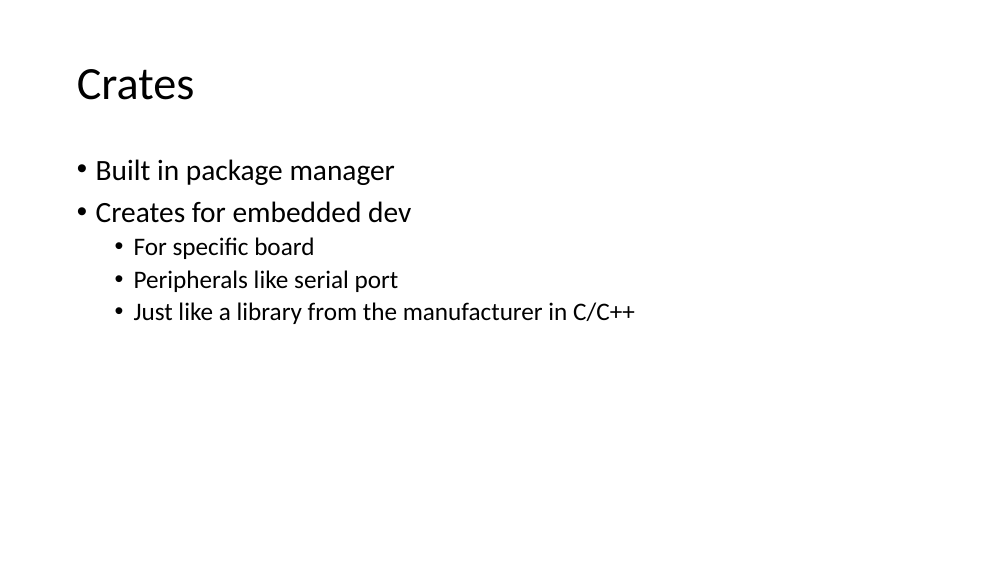
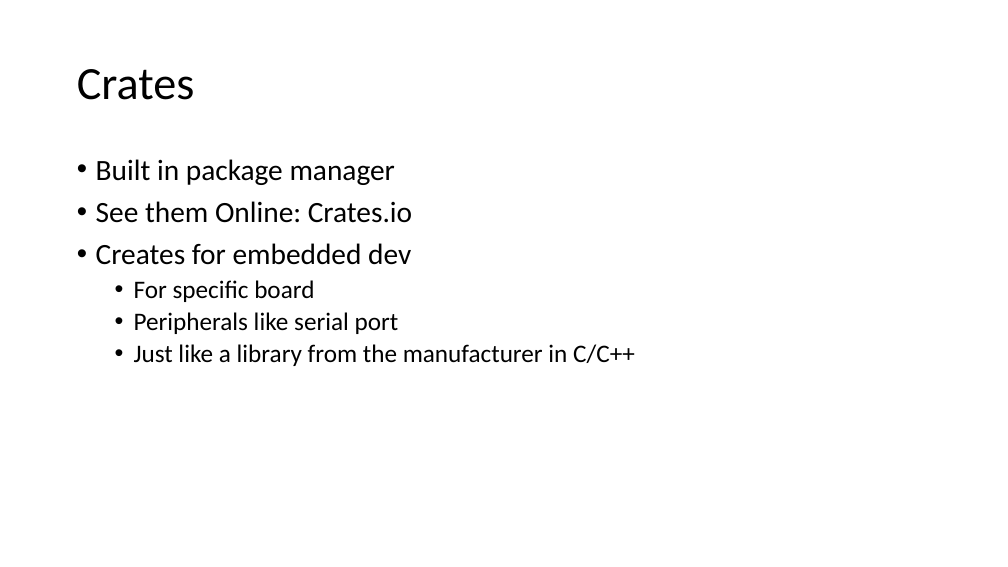
Before and after one commit to ProgrammerAL/Presentations-2019, a slide deck: slide 19 of 09-04 - Making the Case for Rust/Making the Case for Rust.pptx. Drawn at 1008x567 pixels with LibreOffice and Linux fonts; fonts in the diff are those of the drawing. Boxes give left, top, right and bottom in pixels: in the first picture for what was removed or moved away, otherwise in the second. Text is boxed around its words. In the diff, an @@ line names an element or a change of style, - is before the commit and + after.

```diff
--- a/09-04 - Making the Case for Rust/Making the Case for Rust.pptx
+++ b/09-04 - Making the Case for Rust/Making the Case for Rust.pptx
@@ text at [96,201,412,223]: paragraph added @@
+• See them Online: Crates.io
```
Also in this commit, not shown: 4 other files.
